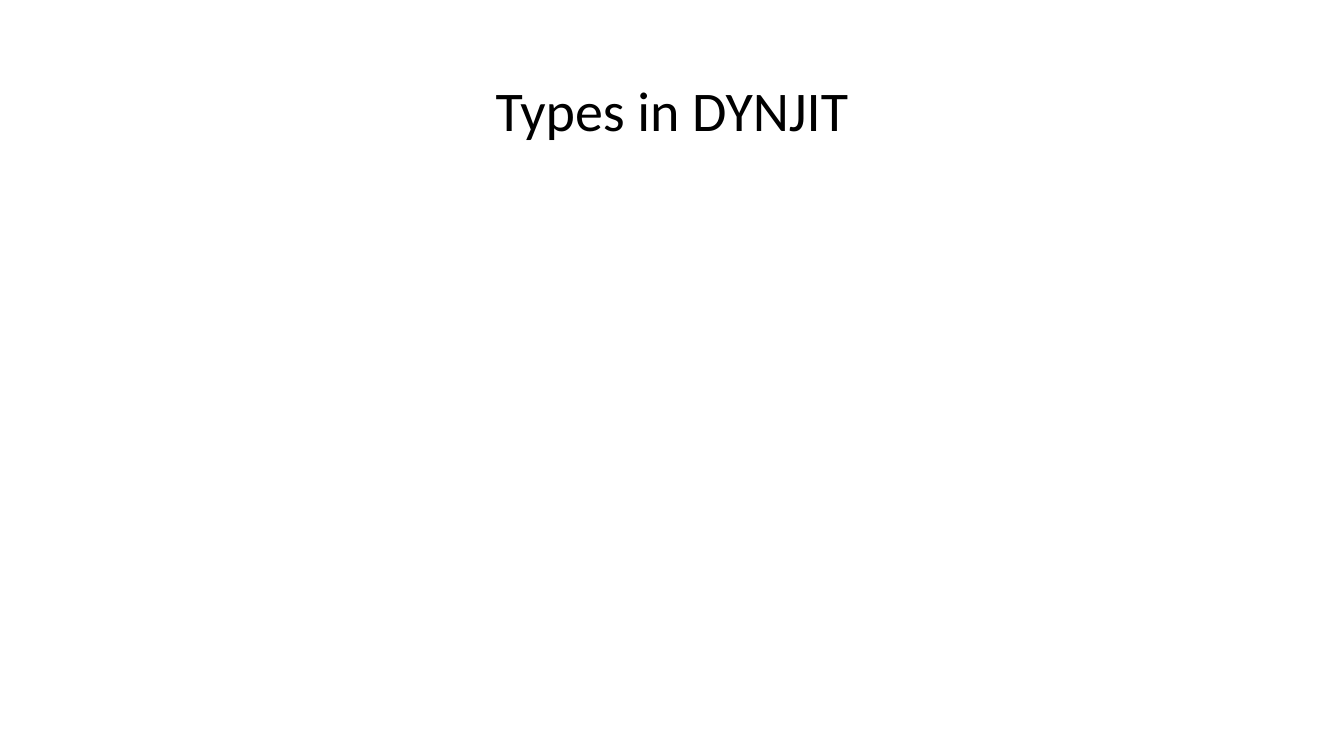
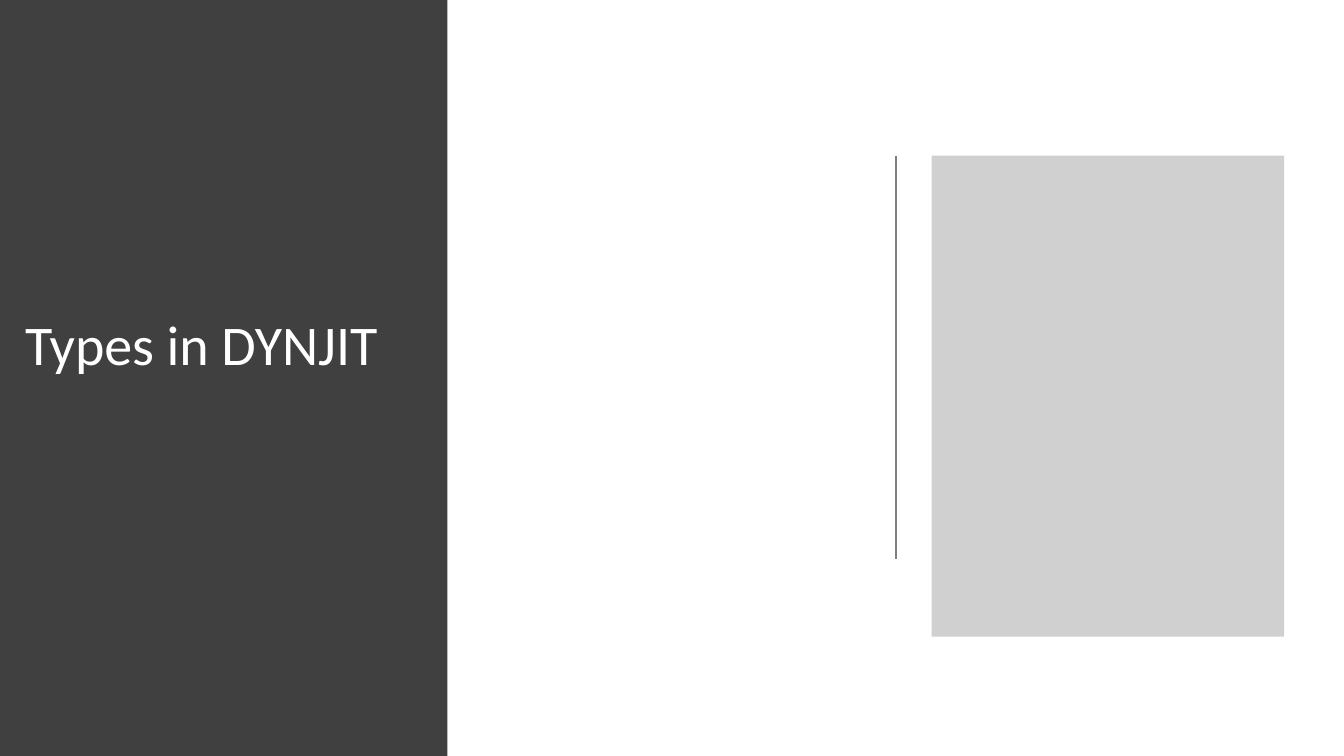
Before and after one commit to thautwarm/Site-32, a slide deck: slide 7 of src/Others/slides/impl0.pptx. Drawn at 1344x756 pixels with LibreOffice and Linux fonts; fonts in the diff are those of the drawing; grey boxes stand for pictures. Boxes give left, top, right and bottom in pixels: in the first picture for what was removed or moved away, otherwise in the second. Text is boxed around its words. In the diff, an @@ line names an element or a change of style, - is before the commit and + after.

```diff
--- a/src/Others/slides/impl0.pptx
+++ b/src/Others/slides/impl0.pptx
@@ rectangle added at [0,0,448,756], fill #404040 @@
@@ line added from (896, 155) to (896, 559), #808080 1 pt @@
@@ picture added at [932,155,1285,636] @@
@@ title "Types in DYNJIT": place and size @@
-title "Types in DYNJIT" at [496,92,848,140]
+title "Types in DYNJIT" at [25,326,377,374]
@@ title "Types in DYNJIT" at [25,326,377,374]: text colour #000000 to #FFFFFF; alignment centre to left; vertical alignment middle to top @@
```
Also in this commit, not shown: 2 other slides changed.
